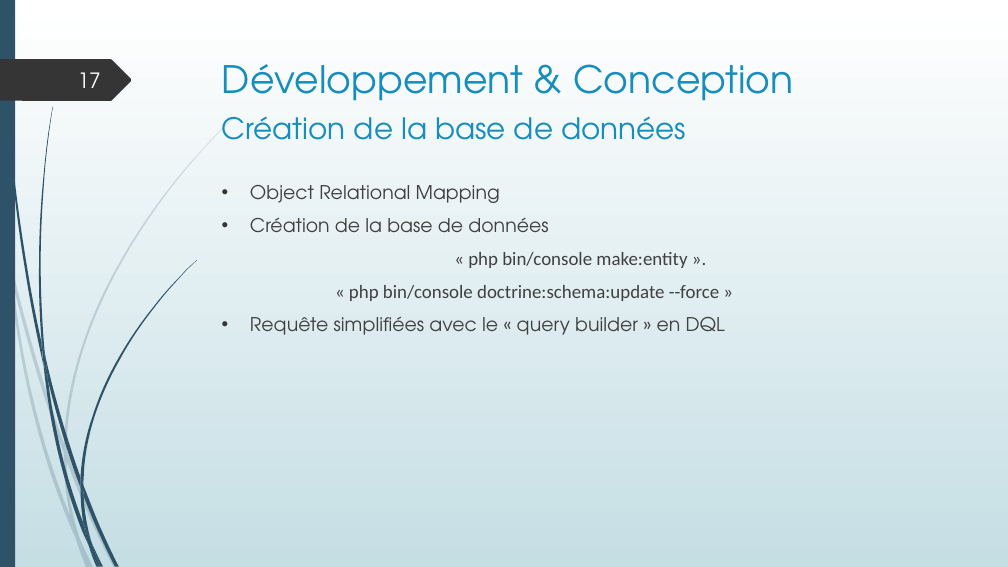
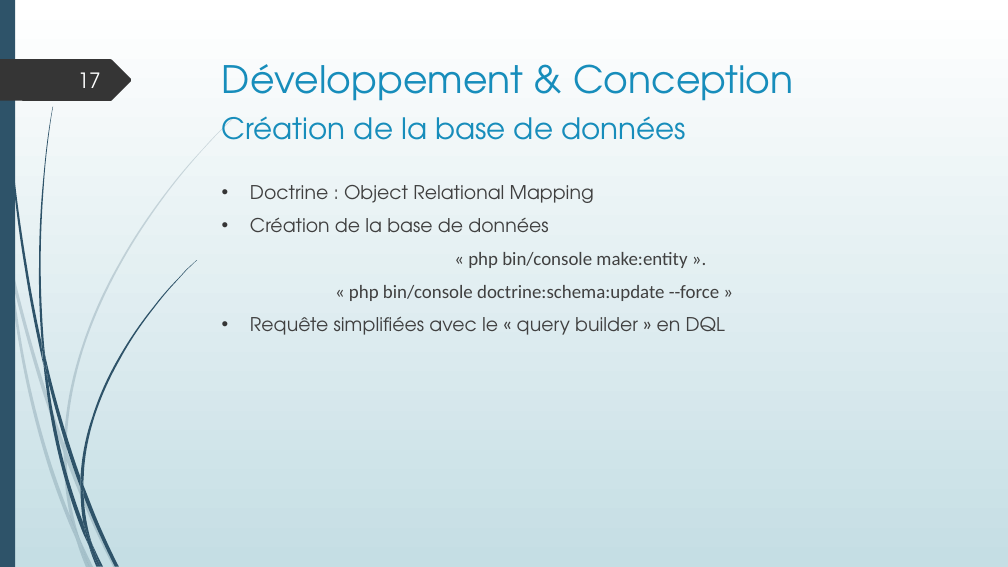
Before and after one commit to LisaF0/projet, a slide deck: slide 17 of aDoc/Projet boutique en ligne.pptx. Drawn at 1008x567 pixels with LibreOffice and Linux fonts; fonts in the diff are those of the drawing. Boxes give left, top, right and bottom in pixels: in the first picture for what was removed or moved away, otherwise in the second. Text is boxed around its words. In the diff, an @@ line names an element or a change of style, - is before the commit and + after.

```diff
--- a/aDoc/Projet boutique en ligne.pptx
+++ b/aDoc/Projet boutique en ligne.pptx
@@ text at (250, 185, 594, 203): text changed @@
-• Object Relational Mapping
+• Doctrine : Object Relational Mapping
```
Also in this commit, not shown: 11 other slides changed, 3 slides added, 15 other files.
